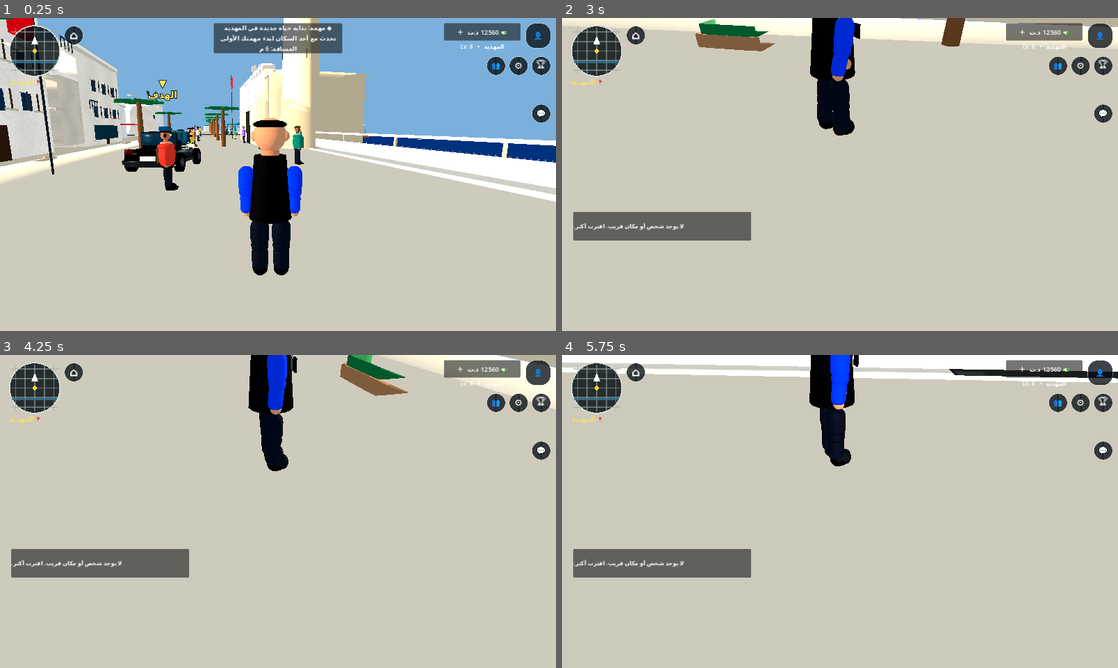
Above: before the commit, frames 1-4 (two rows, left to right).
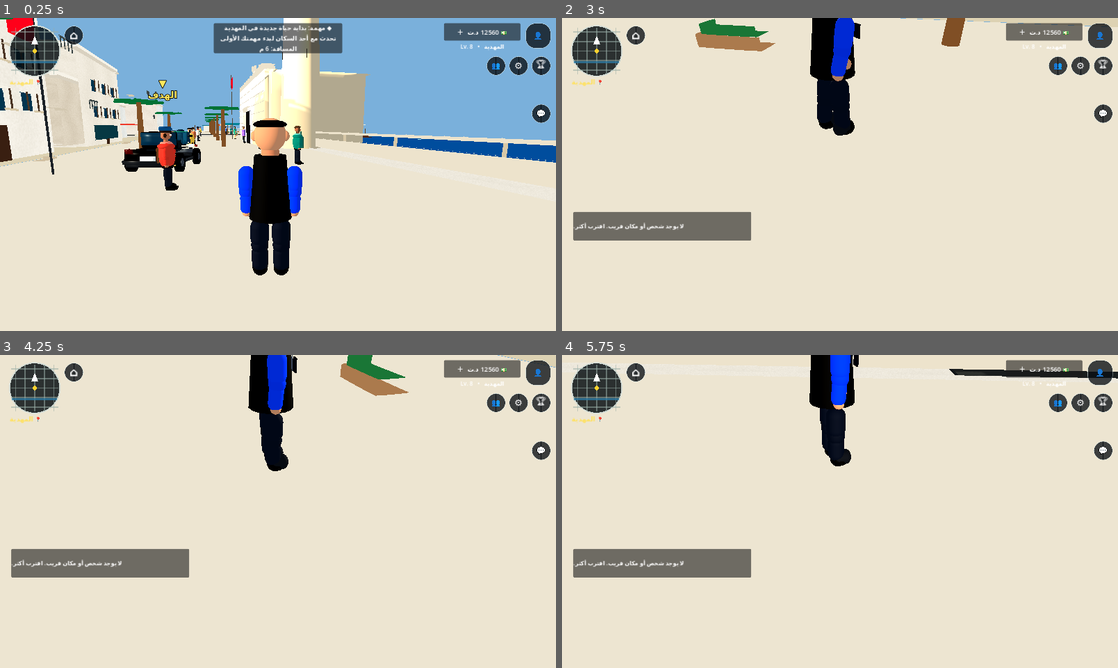
Above: after the commit, the same moments.

Repository: stevennpllk-crypto/REAL-LIFE-MAHDIA
Game: Godot game, scene res://scenes/Main.tscn
Two runs of this game, one before a commit and one after it. Both use one fixed random seed, a clock stepped at 60 frames per second and the inputs below.
Inputs (mouse positions are in pixels of both pictures, inside the frame that each line leads up to):
- Up to frame 1 (0.25 s): no input
- Up to frame 2 (3 s): click "⌂" at 0.5 s; click "👤" at 1.25 s; click "🏆" at 2 s; tap Enter at 2.75 s; move the mouse to (867, 174) at 2.77 s; hold W (move_forward) from 2.78 s (still down); tap E (interact) at 2.85 s
- Up to frame 3 (4.25 s): keep holding W (move_forward); tap Space (jump) at 3.02, 3.77 s; move the mouse to (250, 511) at 3.52 s; tap Shift (run) at 3.6 s
- Up to frame 4 (5.75 s): keep holding W (move_forward); move the mouse to (851, 505) at 4.27 s; tap E (interact) at 4.35 s; move the mouse to (834, 517) at 5.02 s; tap Shift (run) at 5.1 s; tap Space (jump) at 5.27 s

The runs differ from the first frame. In frame 1, 62% of the frame differs, in the area x 0-100%, y 0-100%; in frame 2, 90%; in frame 3, 91%; in frame 4, 91%.

Commit message:
Use GLES-safe unshaded mobile materials

Diff:
--- a/scripts/main.gd
+++ b/scripts/main.gd
@@ -90,7 +90,7 @@
 	mat.albedo_color = color
 	mat.roughness = roughness
 	# Physically based lighting gives surfaces real form; the low tier disables shadows instead.
-	mat.shading_mode = BaseMaterial3D.SHADING_MODE_PER_PIXEL
+	mat.shading_mode = BaseMaterial3D.SHADING_MODE_UNSHADED
 	material_cache[key] = mat
 	return mat
 
@@ -209,7 +209,7 @@
 		material.albedo_texture = plaster_texture
 	material.texture_filter = BaseMaterial3D.TEXTURE_FILTER_LINEAR_WITH_MIPMAPS
 	material.roughness = 0.96
-	material.shading_mode = BaseMaterial3D.SHADING_MODE_PER_PIXEL
+	material.shading_mode = BaseMaterial3D.SHADING_MODE_UNSHADED
 	return material
 
 func _plaster_box(parent: Node3D, size: Vector3, pos: Vector3, color: Color) -> MeshInstance3D:
@@ -236,10 +236,10 @@
 	sun.rotation_degrees = Vector3(-48, -32, 0)
 	sun.light_energy = 1.28
 	# One directional sun provides real surface shading and shadows.
-	sun.shadow_enabled = true
+	sun.shadow_enabled = false
 	sun.directional_shadow_max_distance = 48.0
 	sun.shadow_opacity = 0.62
-	sun.visible = true
+	sun.visible = false
 	add_child(sun)
 	# Explicitly disable costly environment passes for broad GLES3 compatibility.
 	world_environment.glow_enabled = false
@@ -274,7 +274,7 @@
 	var sea_material := _material(Color(0.025, 0.29, 0.50), 0.24)
 	sea_material.metallic = 0.12
 	sea_material.roughness = 0.24
-	sea_material.shading_mode = BaseMaterial3D.SHADING_MODE_PER_PIXEL
+	sea_material.shading_mode = BaseMaterial3D.SHADING_MODE_UNSHADED
 	sea.material_override = sea_material
 	_textured_box(self, Vector3(180, 0.18, 5.5), Vector3(0, 0.04, -57), Color(0.88, 0.84, 0.75), "stone", Vector3(1.0, 42.0, 1.0))
 	_create_coastal_scenery()
@@ -1433,7 +1433,7 @@
 	material.uv1_scale = uv_scale
 	material.texture_filter = BaseMaterial3D.TEXTURE_FILTER_LINEAR_WITH_MIPMAPS
 	material.roughness = 0.96
-	material.shading_mode = BaseMaterial3D.SHADING_MODE_PER_PIXEL
+	material.shading_mode = BaseMaterial3D.SHADING_MODE_UNSHADED
 	item.material_override = material
 	parent.add_child(item)
 	return item
@@ -1492,7 +1492,7 @@
 	# Utility poles and subtly sagging overhead cables; no physics or dynamic lights.
 	var cable_material := StandardMaterial3D.new()
 	cable_material.albedo_color = Color(0.12, 0.13, 0.14)
-	cable_material.shading_mode = BaseMaterial3D.SHADING_MODE_PER_PIXEL
+	cable_material.shading_mode = BaseMaterial3D.SHADING_MODE_UNSHADED
 	for pole_index in range(4):
 		var px := -45.0 + float(pole_index) * 30.0
 		var pole := MeshInstance3D.new()
